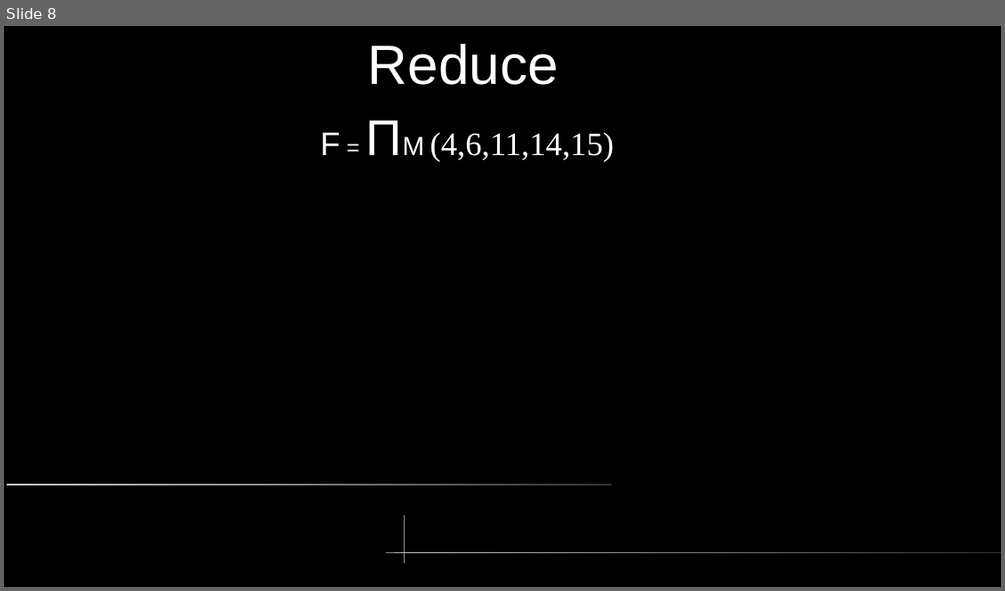
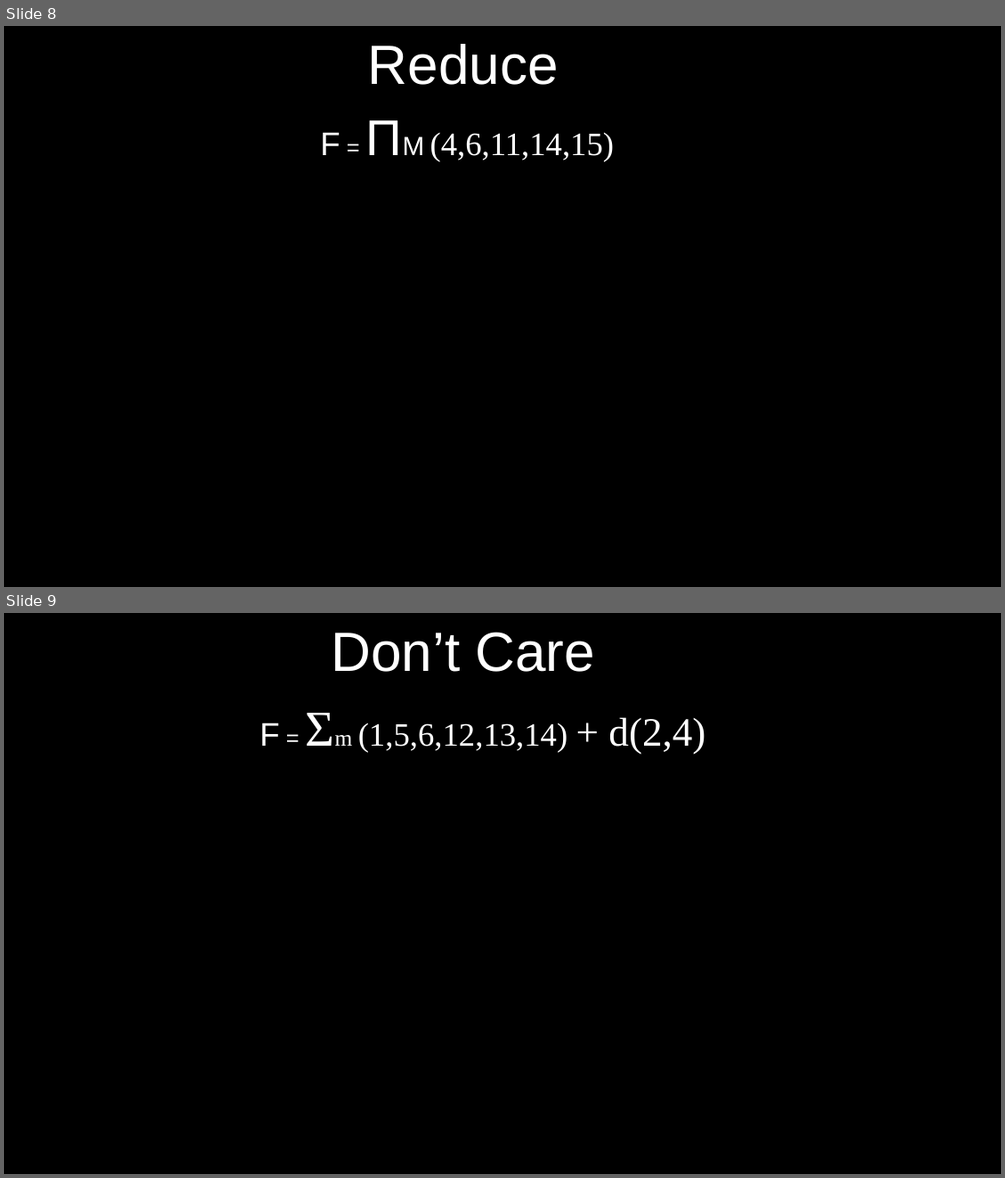
Before and after one commit to arnabsinha/Switching-Circuits-and-Logic-Design, a slide deck: Lecture_11.odp. Shown one above the other, each under a label of ours: slide 8 before the commit, slides 8 and 9 after it. The pictures are 1005x591 and 1005x1178 pixels, drawn with LibreOffice and Linux fonts; fonts in the diff are those of the drawing. Boxes give left, top, right and bottom in pixels: in the first picture for what was removed or moved away, otherwise in the second. Text is boxed around its words. In the diff, an @@ line names an element or a change of style, - is before the commit and + after.

```diff
--- a/Lecture_11.odp
+++ b/Lecture_11.odp
@@ slide 9 added at [4, 613, 1001, 1174], background #000000 @@
@@ title added at [331, 632, 595, 672], 44 pt, text #FFFFFF @@
+Don’t Care
@@ text added at [259, 717, 705, 754], 26 pt, text #FFFFFF @@
+F = Σm (1,5,6,12,13,14) + d(2,4)
@@ slide 8 changed as well @@
@@ rounded rectangle removed at [7, 483, 612, 485] @@
@@ freeform shape removed at [404, 516, 404, 564] @@
@@ rounded rectangle removed at [386, 553, 1001, 554] @@
```
Also in this commit, not shown: 7 other slides changed, 4 other slides added, 12 other files.
